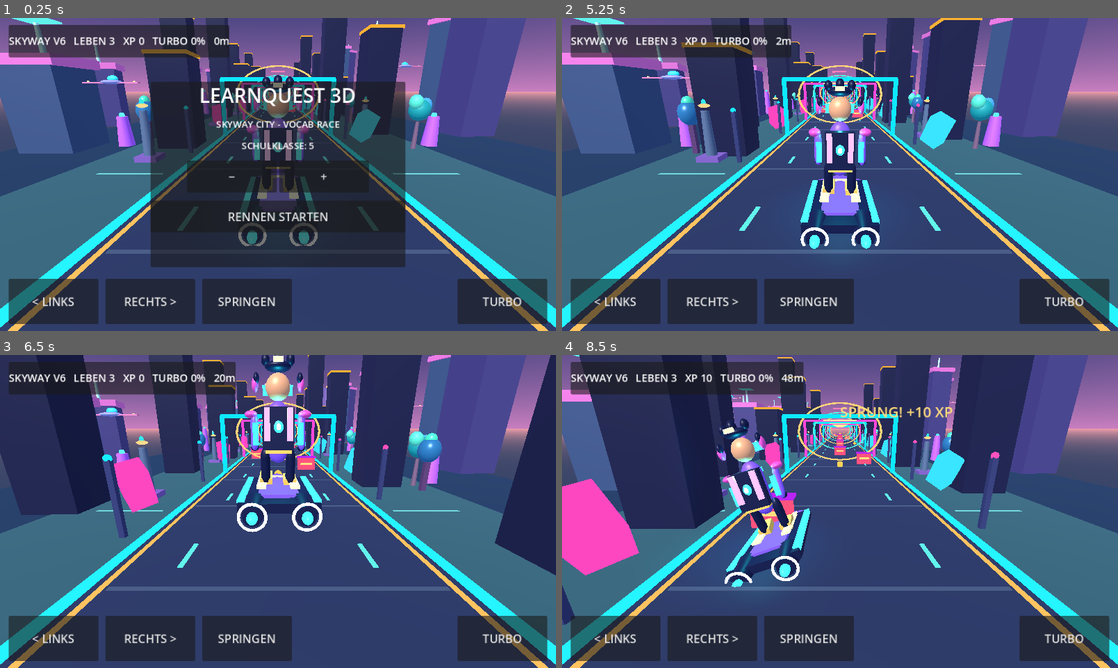
Above: before the commit, frames 1-4 (two rows, left to right).
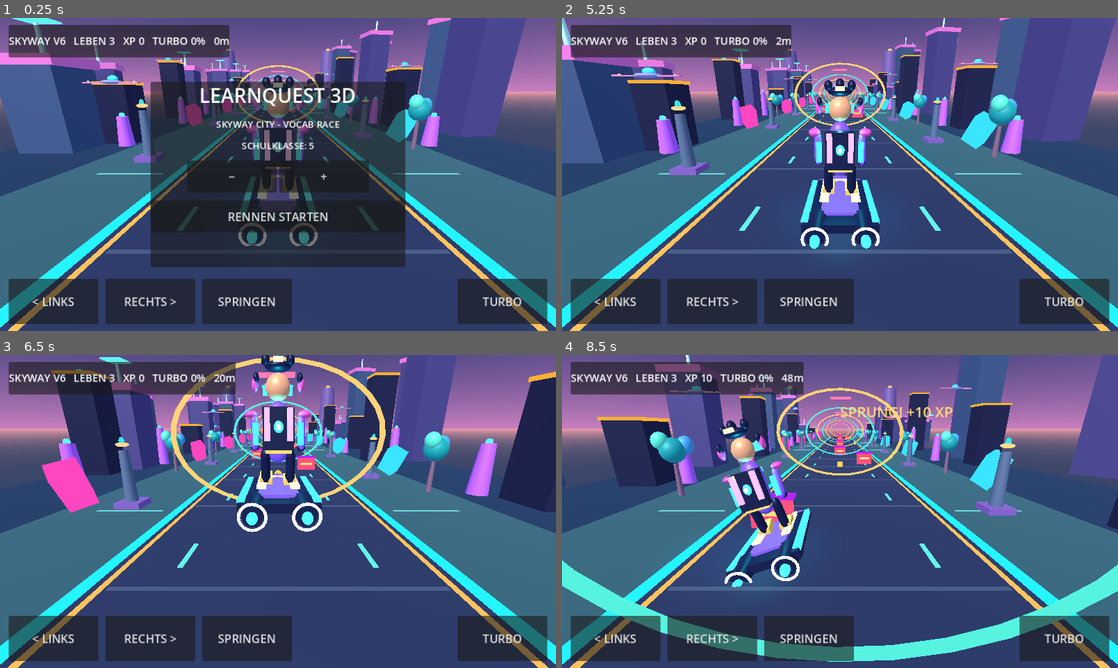
Above: after the commit, the same moments.

Repository: mtothek0703/learnquest-unity-web
Game: Godot game, scene res://main.tscn
Two runs of this game, one before a commit and one after it. Both use one fixed random seed, a clock stepped at 60 frames per second and the inputs below.
Inputs:
- Up to frame 1 (0.25 s): no input
- Up to frame 2 (5.25 s): click "RECHTS >" at 0.5 s; click "SPRINGEN" at 1.25 s; click "TURBO" at 2 s; hold Right 2.78-3.5 s; tap Space at 3.02 s; click "−" at 3.5 s; click "+" at 4.25 s; click "RENNEN STARTEN" at 5 s
- Up to frame 3 (6.5 s): hold S from 5.78 s (still down); tap Space at 6.02 s
- Up to frame 4 (8.5 s): release S at 6.53 s; hold Right 6.53-8.03 s; tap Space at 7.52, 8.27 s; hold Left from 8.03 s (still down)

The runs differ from the first frame. In frame 1, 9.5% of the frame differs, in the area x 16-77%, y 0-44%; in frame 2, 22%; in frame 3, 30%; in frame 4, 38%, in the area x 0-100%, y 0-98%.

Commit message:
refactor: streamline scenery for iPhone, drive 3D world motion from actual race speed

Diff:
--- a/godot/world.gd
+++ b/godot/world.gd
@@ -22,6 +22,7 @@
 var turbo_left := 0.0
 var rider: Node3D
 var moving: Node3D
+var skyway_zone: Node3D
 var road_marks: Node3D
 var run_items: Node3D
 var lives := 3
@@ -135,46 +136,21 @@
     marker.position = Vector3(0, 2, 0)
 
     var zone_script = preload("res://neon_environment.gd")
-    var zone = zone_script.new()
-    zone.name = "LearnQuest Skyway world"
-    add_child(zone)
-
-    # Build cinematic roadside structures with physically modeled depth.
-    for i in range(9):
-        var z_arch: float = -17.0 - float(i) * 15.0
-        var arch_tint: Color = Color("#11eaff") if i % 2 == 0 else Color("#ff49db")
-        cube(self, Vector3(-5.45, 2.75, z_arch), Vector3(0.36, 5.5, 0.5), arch_tint, true)
-        cube(self, Vector3(5.45, 2.75, z_arch), Vector3(0.36, 5.5, 0.5), arch_tint, true)
-        cube(self, Vector3(0, 5.5, z_arch), Vector3(11.1, 0.36, 0.5), arch_tint, true)
-        cube(self, Vector3(0, 5.12, z_arch), Vector3(3.2, 0.12, 0.18), Color("#fff0a0"), true)
-    # Layered roadside scenery: platforms, glowing roadside pylons and low-poly trees.
+    skyway_zone = zone_script.new()
+    skyway_zone.name = "LearnQuest Skyway world"
+    add_child(skyway_zone)
+
+    # Moving roadside silhouettes supplement the richer scrolling Skyway world.
     moving = Node3D.new()
     moving.name = "Moving city"
     add_child(moving)
-    for i in range(25):
-        var prop_z := -9.0 - float(i) * 5.8
-        var side_sign := -1.0 if i % 2 == 0 else 1.0
-        var pole := Node3D.new()
-        pole.name = "Light post %d" % i
-        pole.position = Vector3(side_sign * 6.4, 0, prop_z)
-        moving.add_child(pole)
-        cube(pole, Vector3.ZERO + Vector3(0, 1.6, 0), Vector3(0.24, 3.2, 0.24), Color("#383f6c"))
-        sphere(pole, Vector3(0, 3.25, 0), Vector3(0.32, 0.32, 0.32), Color("#19efff") if i % 2 == 0 else Color("#ff52bf"), true)
-        if i % 3 == 0:
-            var tree := Node3D.new()
-            tree.name = "Neon tree %d" % i
-            tree.position = Vector3(side_sign * 10.5, 0, prop_z - 2.5)
-            moving.add_child(tree)
-            cube(tree, Vector3(0, 1.1, 0), Vector3(0.35, 2.2, 0.35), Color("#60416c"))
-            sphere(tree, Vector3(0, 2.9, 0), Vector3(1.5, 1.7, 1.5), Color("#2e78a9"))
-            sphere(tree, Vector3(0, 3.6, 0), Vector3(0.8, 0.9, 0.8), Color("#4ceab3"))
     # Existing buildings and crystals share this scrolling scenery.
-    for i in range(22):
+    for i in range(12):
         var side: int = -1 if i % 2 == 0 else 1
-        var z := -12.0 - i * 6.5
-        var height := float(7 + (i % 5) * 3)
+        var z := -14.0 - i * 11.5
+        var height := float(5 + (i % 4) * 2)
         var root := Node3D.new()
-        root.position = Vector3(side * (8 + (i % 3) * 2), 0, z)
+        root.position = Vector3(side * (14 + (i % 3) * 2), 0, z)
         moving.add_child(root)
         cube(root, Vector3(0, height / 2.0, 0), Vector3(3.0, height, 3.0), Color("#202443"))
         for floor_index in range(1, int(height), 2):
@@ -183,7 +159,7 @@
         cube(root, Vector3(0, height, 0), Vector3(3.2, 0.25, 3.2), Color("#f9b135"), true)
     for i in range(12):
         var crystal := Node3D.new()
-        crystal.position = Vector3(7.5 if i % 2 == 0 else -7.5, 1.5, -13.0 - i * 11.0)
+        crystal.position = Vector3(10.8 if i % 2 == 0 else -10.8, 1.5, -13.0 - i * 11.0)
         moving.add_child(crystal)
         cube(crystal, Vector3.ZERO, Vector3(1.4, 2.2, 1.4), Color("#39e5ff") if i % 2 == 0 else Color("#fd47c1"), true).rotation_degrees = Vector3(27, 45, 15)
     _create_run_items()
@@ -464,6 +440,8 @@
         feedback_time -= delta
         if feedback_time <= 0:
             info_label.text = ""
+    skyway_zone.set("running", started and not quiz_active)
+    skyway_zone.set("travel_speed", speed)
     if not started or quiz_active:
         return
     if Input.is_key_pressed(KEY_SPACE) and jump_left <= 0.0:
